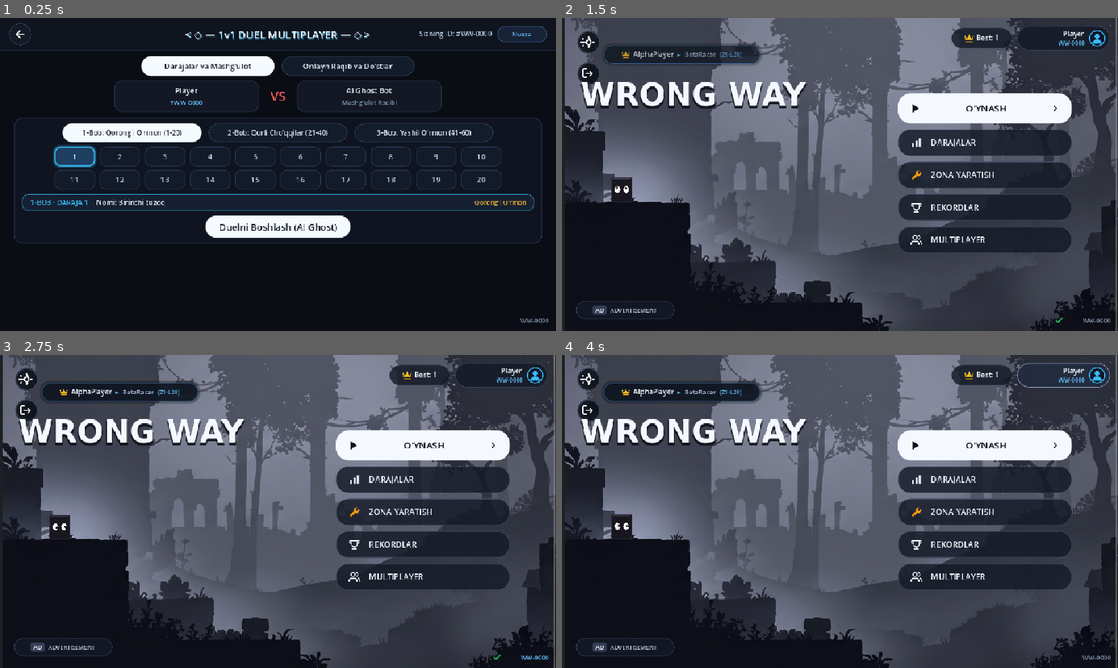
Above: before the commit, frames 1-4 (two rows, left to right).
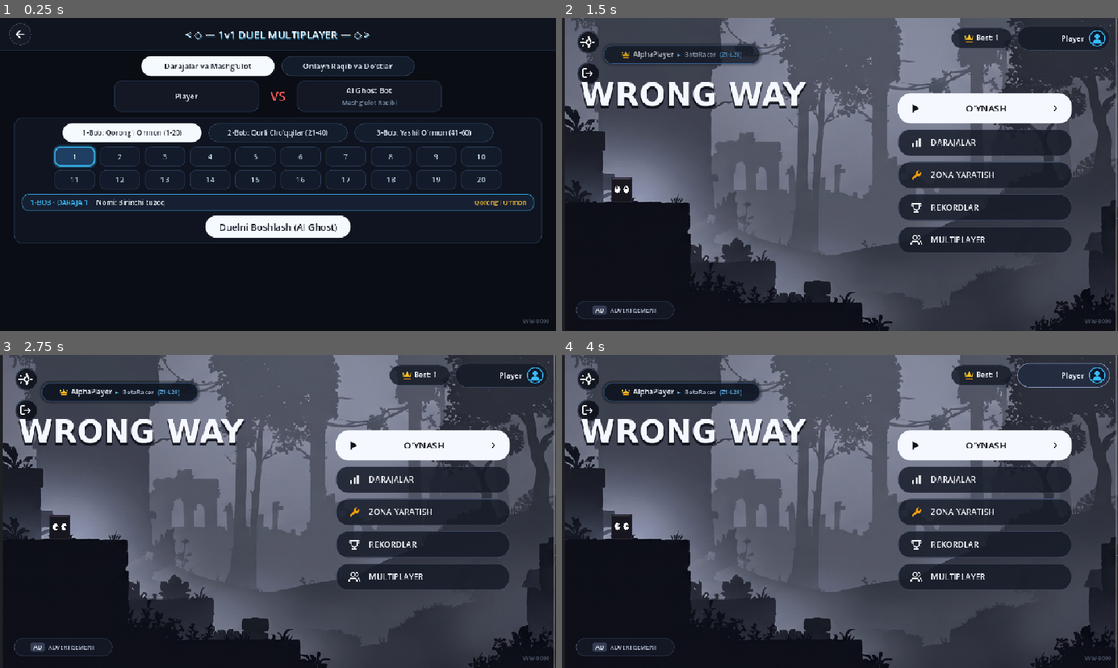
Above: after the commit, the same moments.

Repository: asror-vip/wrong-way
Game: Godot game, scene res://scenes/multiplayer/multiplayer_menu.tscn
Two runs of this game, one before a commit and one after it. Both use one fixed random seed, a clock stepped at 60 frames per second and the inputs below. This scene is started directly instead of the project's main scene. Sound files missing from this copy of the repository are replaced by a short silence.
Inputs (mouse positions are in pixels of both pictures, inside the frame that each line leads up to):
- Up to frame 1 (0.25 s): no input
- Up to frame 2 (1.5 s): click (1084, 321) at 0.5 s, where only the run before the commit has a clickable "WW-0000"; click (584, 33) at 1.25 s
- Up to frame 3 (2.75 s): click (522, 658) at 2 s, where only the run before the commit has a clickable "WW-0000"
- Up to frame 4 (4 s): click (589, 380) at 2.75 s; click (1062, 373) at 3.5 s

The runs differ from the first frame. In frame 1, 0.7% of the frame differs, in the area x 30-99%, y 2-98%; in frame 2, 0.2%; in frame 3, 0.2%; in frame 4, 0.2%.

Commit message:
UI: Clean up player ID displays and fix multiplayer Back button hover styling

Diff:
--- a/scenes/main/main_menu.tscn
+++ b/scenes/main/main_menu.tscn
@@ -156,17 +156,10 @@
 [node name="ProfileNameLabel" type="Label" parent="TopBar/ProfileTopBtn/HBox/VBox"]
 layout_mode = 2
 theme_override_colors/font_color = Color(0.96, 0.98, 1, 1)
-theme_override_font_sizes/font_size = 12
+theme_override_font_sizes/font_size = 13
 text = "Player"
 horizontal_alignment = 2
 clip_text = true
-
-[node name="ProfileTagLabel" type="Label" parent="TopBar/ProfileTopBtn/HBox/VBox"]
-layout_mode = 2
-theme_override_colors/font_color = Color(0.38, 0.74, 0.97, 1)
-theme_override_font_sizes/font_size = 10
-text = "WW-0000"
-horizontal_alignment = 2
 
 [node name="ProfileAvatar" type="TextureRect" parent="TopBar/ProfileTopBtn/HBox"]
 custom_minimum_size = Vector2(28, 28)
--- a/scenes/multiplayer/duel_lobby_modal.tscn
+++ b/scenes/multiplayer/duel_lobby_modal.tscn
@@ -131,29 +131,6 @@
 focus_mode = 0
 text = "✕"
 
-[node name="MyIdBar" type="HBoxContainer" parent="Center/Panel"]
-layout_mode = 1
-anchors_preset = 10
-anchor_right = 1.0
-offset_top = 40.0
-offset_bottom = 64.0
-grow_horizontal = 2
-theme_override_constants/separation = 10
-alignment = 1
-
-[node name="MyIdLabel" type="Label" parent="Center/Panel/MyIdBar"]
-layout_mode = 2
-theme_override_colors/font_color = Color(0.75, 0.82, 0.95, 0.9)
-theme_override_font_sizes/font_size = 12
-text = "Sizning ID: #WW-0000"
-
-[node name="CopyIdBtn" type="Button" parent="Center/Panel/MyIdBar"]
-custom_minimum_size = Vector2(90, 24)
-layout_mode = 2
-focus_mode = 0
-theme_override_font_sizes/font_size = 11
-text = "Nusxa"
-
 [node name="VBox" type="VBoxContainer" parent="Center/Panel"]
 layout_mode = 1
 anchors_preset = 15
--- a/scenes/multiplayer/multiplayer_menu.tscn
+++ b/scenes/multiplayer/multiplayer_menu.tscn
@@ -2,6 +2,8 @@
 
 [ext_resource type="Script" path="res://scripts/multiplayer/multiplayer_menu.gd" id="1_mp"]
 [ext_resource type="StyleBox" path="res://resources/themes/btn_circle_glass.tres" id="2_circ"]
+[ext_resource type="StyleBox" path="res://resources/themes/btn_circle_glass_hover.tres" id="3_circ_hov"]
+[ext_resource type="StyleBox" path="res://resources/themes/btn_focus_empty.tres" id="4_focus_empty"]
 
 [sub_resource type="StyleBoxFlat" id="StyleBoxFlat_bg"]
 bg_color = Color(0.04, 0.05, 0.08, 1)
@@ -119,6 +121,9 @@
 grow_vertical = 2
 focus_mode = 0
 theme_override_styles/normal = ExtResource("2_circ")
+theme_override_styles/hover = ExtResource("3_circ_hov")
+theme_override_styles/pressed = ExtResource("3_circ_hov")
+theme_override_styles/focus = ExtResource("4_focus_empty")
 
 [node name="TitleLabel" type="Label" parent="TopBar"]
 layout_mode = 1
@@ -141,35 +146,6 @@
 horizontal_alignment = 1
 vertical_alignment = 1
 
-[node name="MyIdBar" type="HBoxContainer" parent="TopBar"]
-layout_mode = 1
-anchors_preset = 6
-anchor_left = 1.0
-anchor_top = 0.5
-anchor_right = 1.0
-anchor_bottom = 0.5
-offset_left = -260.0
-offset_top = -14.0
-offset_right = -16.0
-offset_bottom = 14.0
-grow_horizontal = 0
-grow_vertical = 2
-theme_override_constants/separation = 10
-alignment = 2
-
-[node name="MyIdLabel" type="Label" parent="TopBar/MyIdBar"]
-layout_mode = 2
-theme_override_colors/font_color = Color(0.75, 0.84, 0.95, 0.9)
-theme_override_font_sizes/font_size = 12
-text = "Sizning ID: #WW-0000"
-
-[node name="CopyIdBtn" type="Button" parent="TopBar/MyIdBar"]
-custom_minimum_size = Vector2(85, 26)
-layout_mode = 2
-focus_mode = 0
-theme_override_font_sizes/font_size = 11
-text = "Nusxa"
-
 [node name="MainContainer" type="VBoxContainer" parent="."]
 layout_mode = 1
 anchors_preset = 15
@@ -229,10 +205,11 @@
 horizontal_alignment = 1
 
 [node name="TagLabel" type="Label" parent="MainContainer/LobbyView/PlayersHBox/PlayerACard/VBox"]
+visible = false
 layout_mode = 2
 theme_override_colors/font_color = Color(0.38, 0.74, 0.97, 1)
 theme_override_font_sizes/font_size = 11
-text = "WW-0000"
+text = ""
 horizontal_alignment = 1
 
 [node name="VsLabel" type="Label" parent="MainContainer/LobbyView/PlayersHBox"]
--- a/scenes/ui/profile_modal.tscn
+++ b/scenes/ui/profile_modal.tscn
@@ -154,11 +154,12 @@
 text = "WW-0000"
 
 [node name="CopyBtn" type="Button" parent="CenterContainer/Panel/ContentVBox/HeroHBox/InfoVBox/TagHBox"]
-custom_minimum_size = Vector2(80, 26)
-layout_mode = 2
-focus_mode = 0
-theme_override_font_sizes/font_size = 11
-text = "Nusxa"
+custom_minimum_size = Vector2(24, 24)
+layout_mode = 2
+focus_mode = 0
+flat = true
+icon_alignment = 1
+vertical_icon_alignment = 1
 
 [node name="AuthLabel" type="Label" parent="CenterContainer/Panel/ContentVBox/HeroHBox/InfoVBox/TagHBox"]
 layout_mode = 2
--- a/scripts/core/profile_manager.gd
+++ b/scripts/core/profile_manager.gd
@@ -28,7 +28,7 @@
 var http_update: HTTPRequest
 
 var id_overlay: CanvasLayer
-var id_corner_btn: Button
+var id_corner_lbl: Label
 
 func _ready() -> void:
 	http_auth = HTTPRequest.new()
@@ -211,52 +211,29 @@
 	id_overlay.layer = 125
 	add_child(id_overlay)
 
-	id_corner_btn = Button.new()
-	id_corner_btn.name = "CornerPlayerIDBtn"
-	id_corner_btn.flat = true
-	id_corner_btn.focus_mode = Control.FOCUS_NONE
-	id_corner_btn.anchors_preset = Control.PRESET_BOTTOM_RIGHT
-	id_corner_btn.anchor_left = 1.0
-	id_corner_btn.anchor_top = 1.0
-	id_corner_btn.anchor_right = 1.0
-	id_corner_btn.anchor_bottom = 1.0
-	id_corner_btn.offset_left = -110.0
-	id_corner_btn.offset_top = -28.0
-	id_corner_btn.offset_right = -12.0
-	id_corner_btn.offset_bottom = -8.0
-	id_corner_btn.grow_horizontal = Control.GROW_DIRECTION_BEGIN
-	id_corner_btn.grow_vertical = Control.GROW_DIRECTION_BEGIN
-	id_corner_btn.alignment = HORIZONTAL_ALIGNMENT_RIGHT
-
-	id_corner_btn.add_theme_font_size_override("font_size", 11)
-	id_corner_btn.add_theme_color_override("font_color", Color(0.65, 0.72, 0.85, 0.75))
-	id_corner_btn.add_theme_color_override("font_hover_color", Color(0.38, 0.74, 0.97, 1.0))
-	id_corner_btn.add_theme_color_override("font_pressed_color", Color(0.95, 0.98, 1.0, 1.0))
-
-	var empty_style := StyleBoxEmpty.new()
-	id_corner_btn.add_theme_stylebox_override("normal", empty_style)
-	id_corner_btn.add_theme_stylebox_override("hover", empty_style)
-	id_corner_btn.add_theme_stylebox_override("pressed", empty_style)
-	id_corner_btn.add_theme_stylebox_override("focus", empty_style)
+	id_corner_lbl = Label.new()
+	id_corner_lbl.name = "CornerPlayerIDLabel"
+	id_corner_lbl.mouse_filter = Control.MOUSE_FILTER_IGNORE
+	id_corner_lbl.anchors_preset = Control.PRESET_BOTTOM_RIGHT
+	id_corner_lbl.anchor_left = 1.0
+	id_corner_lbl.anchor_top = 1.0
+	id_corner_lbl.anchor_right = 1.0
+	id_corner_lbl.anchor_bottom = 1.0
+	id_corner_lbl.offset_left = -110.0
+	id_corner_lbl.offset_top = -26.0
+	id_corner_lbl.offset_right = -12.0
+	id_corner_lbl.offset_bottom = -8.0
+	id_corner_lbl.grow_horizontal = Control.GROW_DIRECTION_BEGIN
+	id_corner_lbl.grow_vertical = Control.GROW_DIRECTION_BEGIN
+	id_corner_lbl.horizontal_alignment = HORIZONTAL_ALIGNMENT_RIGHT
+	id_corner_lbl.vertical_alignment = VERTICAL_ALIGNMENT_CENTER
+
+	id_corner_lbl.add_theme_font_size_override("font_size", 10)
+	id_corner_lbl.add_theme_color_override("font_color", Color(0.65, 0.72, 0.85, 0.40))
 
 	_update_corner_id_text()
-
-	id_corner_btn.pressed.connect(func():
-		DisplayServer.clipboard_set(player_tag)
-		var old_tag := player_tag
-		id_corner_btn.text = " " + old_tag
-		id_corner_btn.icon = IconFactory.get_icon("check", 0.7)
-		var tw := create_tween()
-		tw.tween_interval(1.2)
-		tw.tween_callback(func():
-			if id_corner_btn:
-				id_corner_btn.text = player_tag
-				id_corner_btn.icon = null
-		)
-	)
-
-	id_overlay.add_child(id_corner_btn)
+	id_overlay.add_child(id_corner_lbl)
 
 func _update_corner_id_text() -> void:
-	if id_corner_btn:
-		id_corner_btn.text = player_tag
+	if id_corner_lbl:
+		id_corner_lbl.text = player_tag
--- a/scripts/multiplayer/duel_lobby_modal.gd
+++ b/scripts/multiplayer/duel_lobby_modal.gd
@@ -98,9 +98,6 @@
 	modulate.a = 0.0
 	var tween := create_tween()
 	tween.tween_property(self, "modulate:a", 1.0, 0.2)
-
-	if my_id_label:
-		my_id_label.text = "Sizning ID: #" + ProfileManager.player_tag
 
 	if tag_input:
 		tag_input.text = ""
@@ -154,7 +151,7 @@
 
 	if player_a_name:
 		player_a_name.text = ProfileManager.username if (pa_id == my_id or DuelService.is_bot_duel) else "Raqib"
-		player_a_tag.text = "#" + ProfileManager.player_tag if (pa_id == my_id or DuelService.is_bot_duel) else ""
+		player_a_tag.text = ""
 
 	if player_b_name:
 		if DuelService.is_bot_duel or pb_id == "bot_ghost":
@@ -162,7 +159,7 @@
 			player_b_tag.text = "Mashg'ulot Raqibi"
 		else:
 			player_b_name.text = "Raqib" if pa_id == my_id else ProfileManager.username
-			player_b_tag.text = "Kutilmoqda..." if pa_id == my_id else ("#" + ProfileManager.player_tag)
+			player_b_tag.text = "Ulangan" if pa_id != my_id else "Kutilmoqda..."
 
 # -------------------------------------------------------------
 # Boblar va Darajalar Tanlash (Interactive Chapter Tabs & Level Grid)
--- a/scripts/multiplayer/multiplayer_menu.gd
+++ b/scripts/multiplayer/multiplayer_menu.gd
@@ -94,9 +94,6 @@
 	_update_selected_level_card()
 	_refresh_player_cards()
 
-	if my_id_label:
-		my_id_label.text = "Sizning ID: #" + ProfileManager.player_tag
-
 	if loading_curtain:
 		loading_curtain.visible = false
 
@@ -129,7 +126,9 @@
 
 	if player_a_name:
 		player_a_name.text = ProfileManager.username
-		player_a_tag.text = "#" + ProfileManager.player_tag
+	if player_a_tag:
+		player_a_tag.text = ""
+		player_a_tag.visible = false
 
 	if player_b_name:
 		if DuelService.is_bot_duel or pb_id == "bot_ghost" or d.is_empty():
@@ -535,6 +534,13 @@
 		back_btn.icon = IconFactory.get_icon("arrow_left", 0.9)
 		back_btn.icon_alignment = HORIZONTAL_ALIGNMENT_CENTER
 		back_btn.vertical_icon_alignment = VERTICAL_ALIGNMENT_CENTER
+		var circ_norm: StyleBox = preload("res://resources/themes/btn_circle_glass.tres")
+		var circ_hov: StyleBox = preload("res://resources/themes/btn_circle_glass_hover.tres")
+		var empty_f: StyleBox = preload("res://resources/themes/btn_focus_empty.tres")
+		back_btn.add_theme_stylebox_override("normal", circ_norm)
+		back_btn.add_theme_stylebox_override("hover", circ_hov)
+		back_btn.add_theme_stylebox_override("pressed", circ_hov)
+		back_btn.add_theme_stylebox_override("focus", empty_f)
 	if copy_id_btn: _style_button(copy_id_btn, "chip")
 	if play_bot_btn: _style_button(play_bot_btn, "white")
 	if propose_btn: _style_button(propose_btn, "glass")
--- a/scripts/ui/main_menu.gd
+++ b/scripts/ui/main_menu.gd
@@ -8,7 +8,6 @@
 @onready var best_crown_icon: TextureRect = get_node_or_null("TopBar/BestBadge/HBox/CrownIcon")
 @onready var profile_top_btn: Button = get_node_or_null("TopBar/ProfileTopBtn")
 @onready var profile_name_lbl: Label = get_node_or_null("TopBar/ProfileTopBtn/HBox/VBox/ProfileNameLabel")
-@onready var profile_tag_lbl: Label = get_node_or_null("TopBar/ProfileTopBtn/HBox/VBox/ProfileTagLabel")
 @onready var profile_avatar_rect: TextureRect = get_node_or_null("TopBar/ProfileTopBtn/HBox/ProfileAvatar")
 @onready var menu_character: Control = get_node_or_null("MenuCharacter")
 @onready var settings_top_btn: Button = get_node_or_null("TopBar/SettingsTopBtn")
@@ -176,8 +175,6 @@
 		profile_top_btn.icon = null
 		if profile_name_lbl:
 			profile_name_lbl.text = ProfileManager.username
-		if profile_tag_lbl:
-			profile_tag_lbl.text = ProfileManager.player_tag
 		if profile_avatar_rect:
 			var av_keys := ["avatar_player", "avatar_ninja", "avatar_shadow", "avatar_robot", "avatar_pro"]
 			var av_idx := (ProfileManager.avatar_index - 1) % av_keys.size()
--- a/scripts/ui/profile_modal.gd
+++ b/scripts/ui/profile_modal.gd
@@ -108,10 +108,19 @@
 		close_top_btn.add_theme_font_size_override("font_size", 14)
 		close_top_btn.add_theme_color_override("font_color", Color(0.85, 0.90, 1.0))
 
-	# Copy button icon
+	# Copy button icon (icon only, no box/frame)
 	if copy_btn:
-		copy_btn.icon = IconFactory.get_icon("copy", 0.7)
-		copy_btn.icon_alignment = HORIZONTAL_ALIGNMENT_LEFT
+		copy_btn.text = ""
+		copy_btn.flat = true
+		copy_btn.focus_mode = Control.FOCUS_NONE
+		var empty_sb := StyleBoxEmpty.new()
+		copy_btn.add_theme_stylebox_override("normal", empty_sb)
+		copy_btn.add_theme_stylebox_override("hover", empty_sb)
+		copy_btn.add_theme_stylebox_override("pressed", empty_sb)
+		copy_btn.add_theme_stylebox_override("focus", empty_sb)
+		copy_btn.icon = IconFactory.get_icon("copy", 0.75)
+		copy_btn.icon_alignment = HORIZONTAL_ALIGNMENT_CENTER
+		copy_btn.vertical_icon_alignment = VERTICAL_ALIGNMENT_CENTER
 
 	# Name input style
 	if name_input:
@@ -238,14 +247,14 @@
 func _on_copy_tag() -> void:
 	DisplayServer.clipboard_set(ProfileManager.player_tag)
 	if copy_btn:
-		copy_btn.text = "Olingan!"
-		copy_btn.icon = IconFactory.get_icon("check", 0.7)
+		copy_btn.text = ""
+		copy_btn.icon = IconFactory.get_icon("check", 0.75)
 		var tw := create_tween()
-		tw.tween_interval(1.5)
+		tw.tween_interval(1.2)
 		tw.tween_callback(func():
 			if copy_btn:
-				copy_btn.text = "Nusxa"
-				copy_btn.icon = IconFactory.get_icon("copy", 0.7)
+				copy_btn.text = ""
+				copy_btn.icon = IconFactory.get_icon("copy", 0.75)
 		)
 	_show_toast("ID nusxalandi: #" + ProfileManager.player_tag)
 
